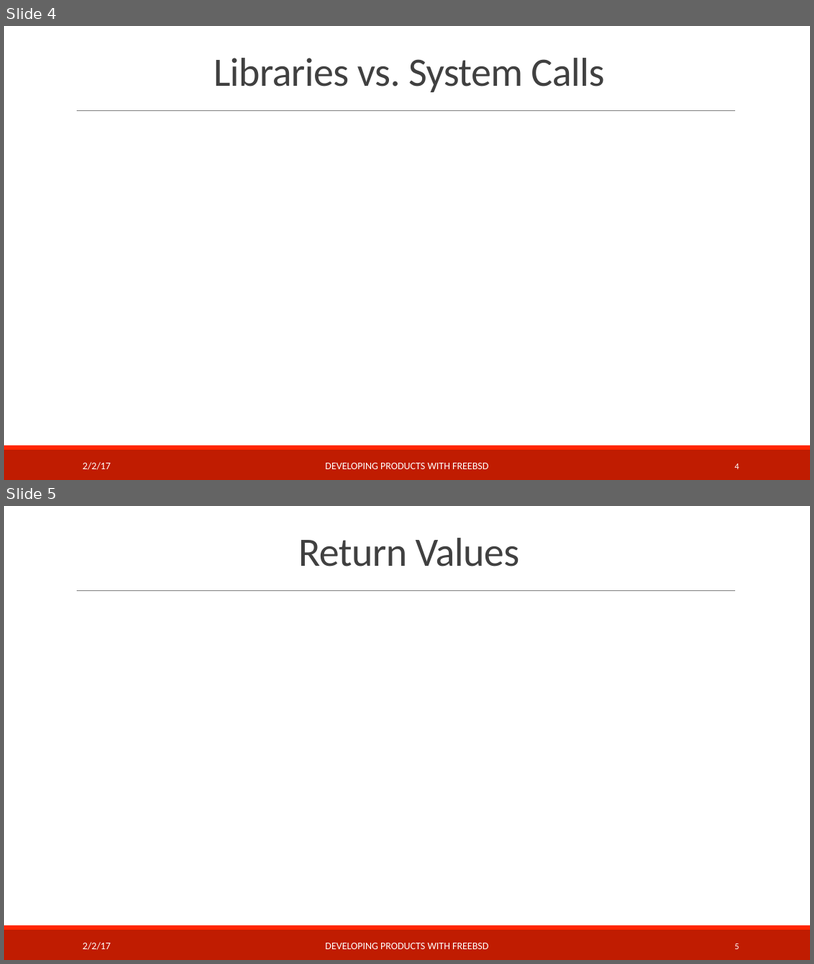
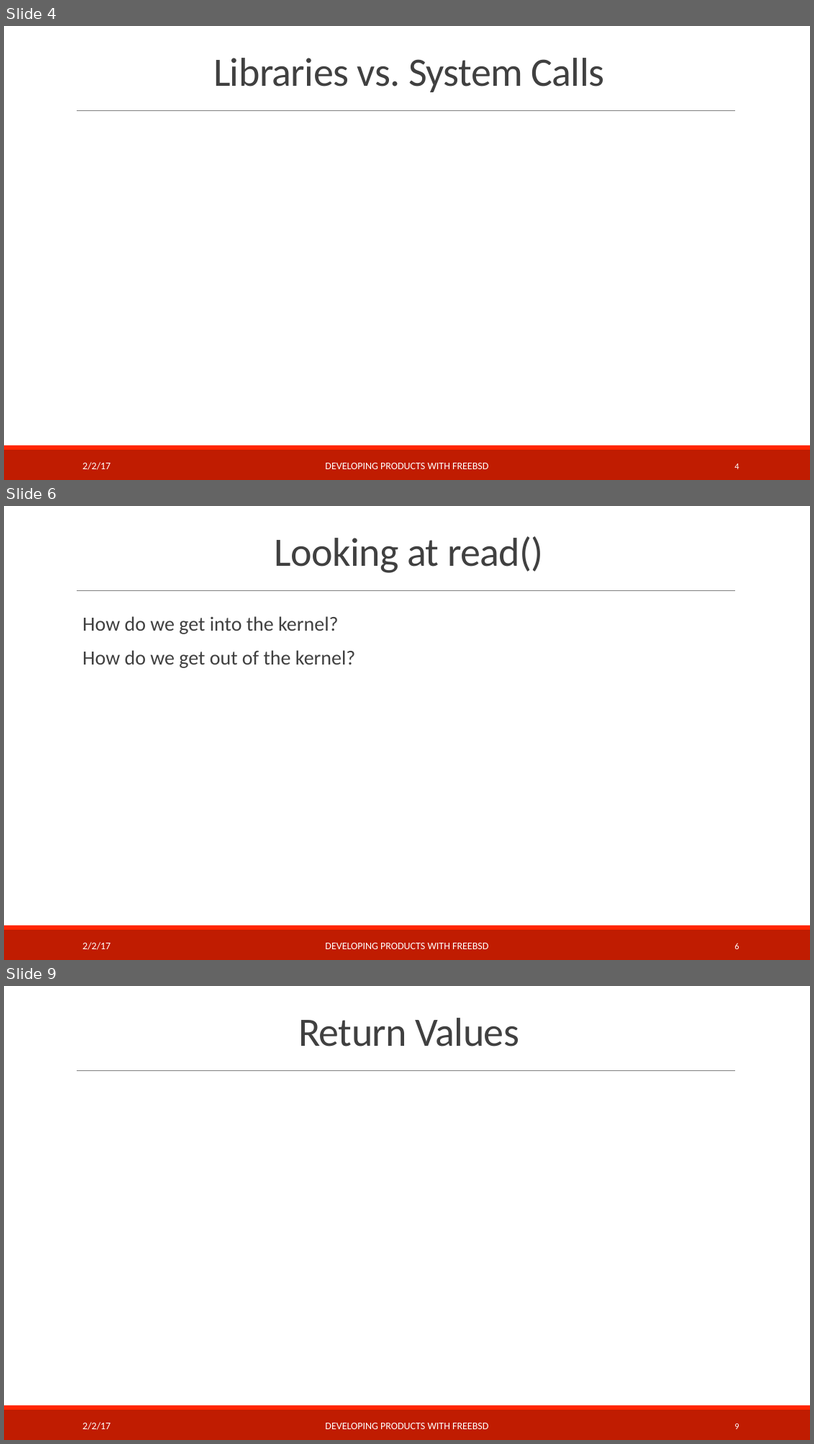
Before and after one commit to teachbsd/course, a slide deck: undergraduate/lectures/kernel-services.pptx. Shown one above the other, each under a label of ours: slides 4 and 5 before the commit, slides 4, 6 and 9 after it; the slides between them are not shown. The pictures are 814x964 and 814x1444 pixels, drawn with LibreOffice and Linux fonts; fonts in the diff are those of the drawing; background and template pictures are left out. Boxes give left, top, right and bottom in pixels: in the first picture for what was removed or moved away, otherwise in the second. Text is boxed around its words. In the diff, an @@ line names an element or a change of style, - is before the commit and + after.

Commit message:
Convert labs to PowerPoint.
Add new labs covering device drivers and kernel services
Split communication lab into two pieces.
Split storage lab into two pieces.

```diff
--- a/undergraduate/lectures/kernel-services.pptx
+++ b/undergraduate/lectures/kernel-services.pptx
@@ slide 6 added at (x1=4, y1=506, x2=810, y2=960), background #FFFFFF; not listed: 3 template elements that a slide beside it also shows @@
@@ title added at (x1=275, y1=536, x2=544, y2=573), 48 pt, text #404040 @@
+Looking at read()
@@ text added at (x1=82, y1=616, x2=356, y2=668), 24 pt, text #404040 @@
+  How do we get into the kernel?
+  How do we get out of the kernel?
@@ text added at (x1=82, y1=942, x2=111, y2=950), 12 pt, text #FFFFFF @@
+2/2/17
@@ text added at (x1=325, y1=942, x2=489, y2=949), 12 pt, text #FFFFFF @@
+DEVELOPING PRODUCTS WITH FREEBSD
@@ page number added at (x1=735, y1=942, x2=739, y2=949), 10.5 pt, text #FFFFFF @@
+6
@@ what was slide 5 is now slide 9 @@
@@ page number at (x1=735, y1=1423, x2=739, y2=1429): text changed @@
-5
+9
```
Also in this commit, not shown: 1 slide changed, 3 other slides added, 9 other files.
